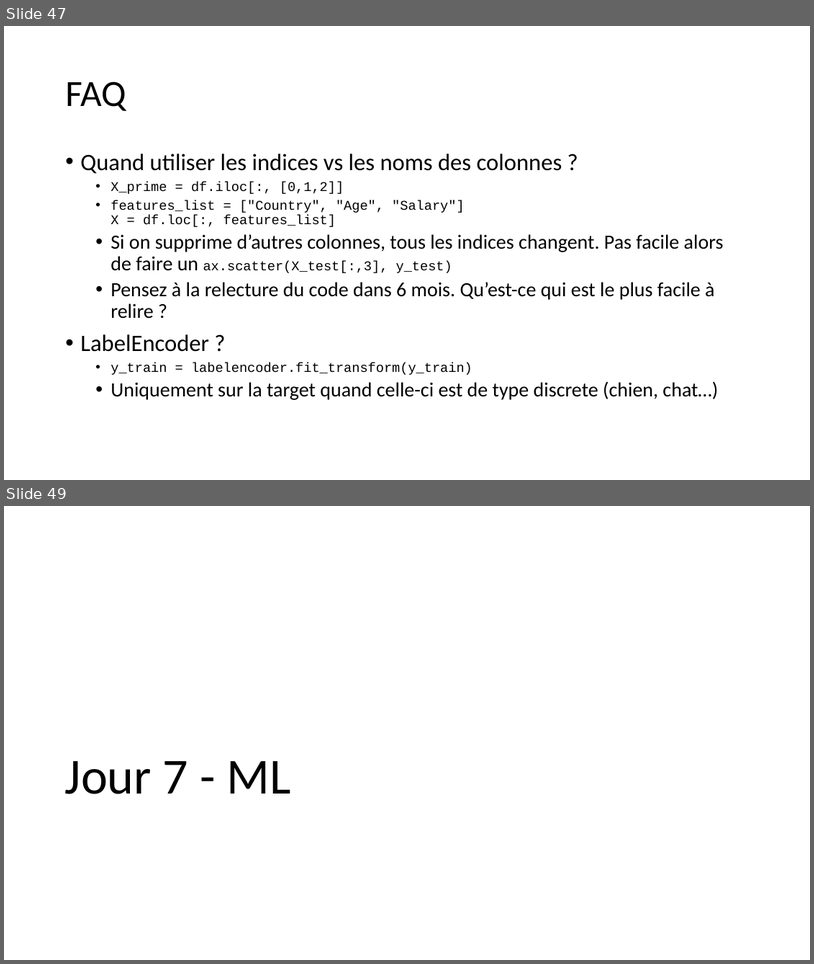
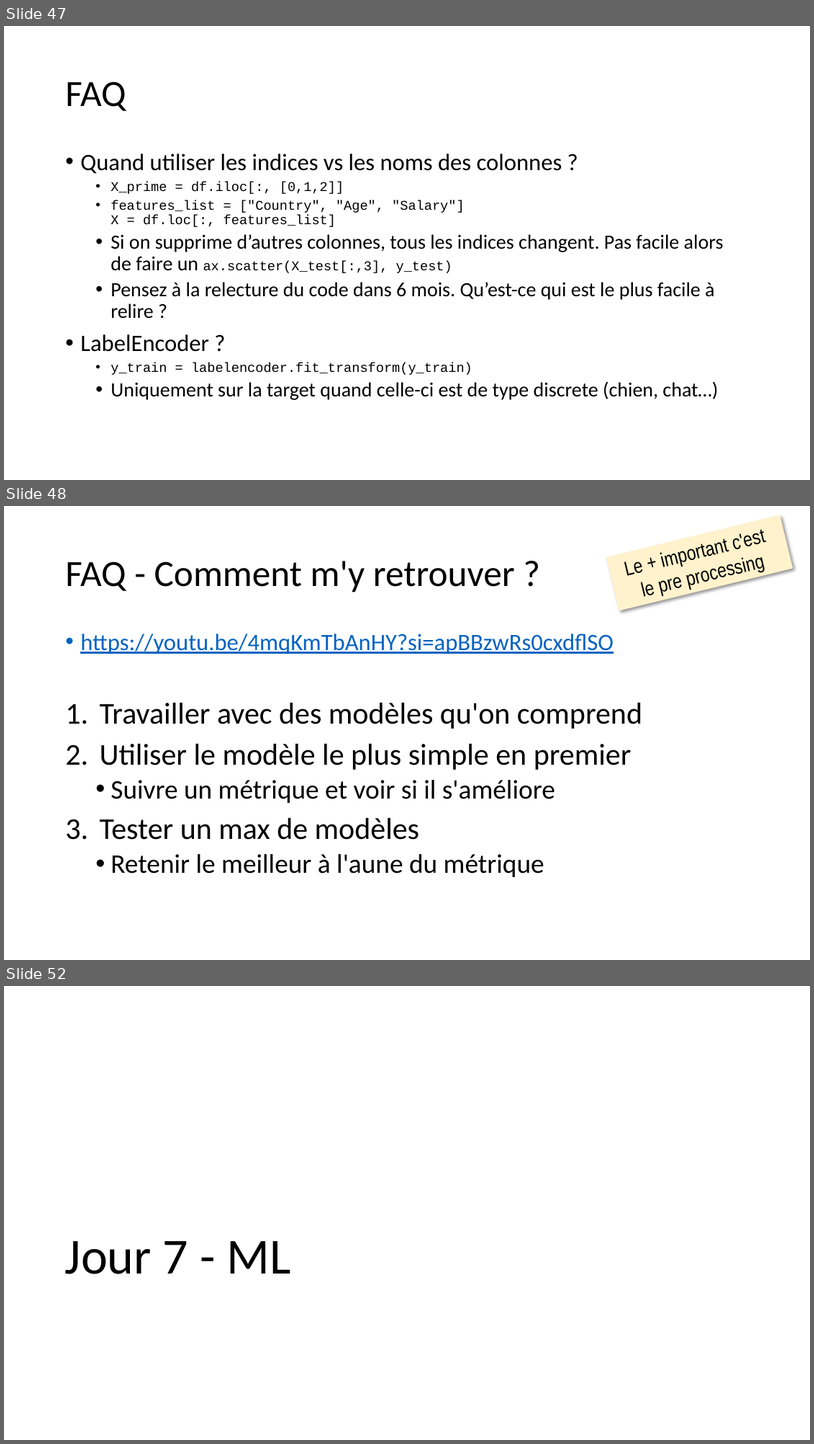
Before and after one commit to 40tude/Data_Essentials_Stage_Oct_2023, a slide deck: 00_notes_de_stage.pptx. Shown one above the other, each under a label of ours: slides 47 and 49 before the commit, slides 47, 48 and 52 after it; the slides between them are not shown. The pictures are 814x964 and 814x1444 pixels, drawn with LibreOffice and Linux fonts; fonts in the diff are those of the drawing. Boxes give left, top, right and bottom in pixels: in the first picture for what was removed or moved away, otherwise in the second. Text is boxed around its words. In the diff, an @@ line names an element or a change of style, - is before the commit and + after.

```diff
--- a/00_notes_de_stage.pptx
+++ b/00_notes_de_stage.pptx
@@ slide 48 added at (4,506,810,960), background #FFFFFF @@
@@ rectangle added at (607,515,794,610), fill #FFF2CC, 24 pt, text #000000 @@
+Le + important c'est
+le pre processing
@@ title added at (65,561,515,592), 44 pt, text #000000 @@
+FAQ - Comment m'y retrouver ?
@@ text added at (80,633,643,877), 36 pt, text #000000 @@
+• https://youtu.be/4mqKmTbAnHY?si=apBBzwRs0cxdflSO
+1. Travailler avec des modèles qu'on comprend
+2. Utiliser le modèle le plus simple en premier
+  • Suivre un métrique et voir si il s'améliore
+3. Tester un max de modèles
+  • Retenir le meilleur à l'aune du métrique
@@ what was slide 49 is now slide 52 @@
```
Also in this commit, not shown: 1 slide changed, 2 other slides added, 8 other files.
